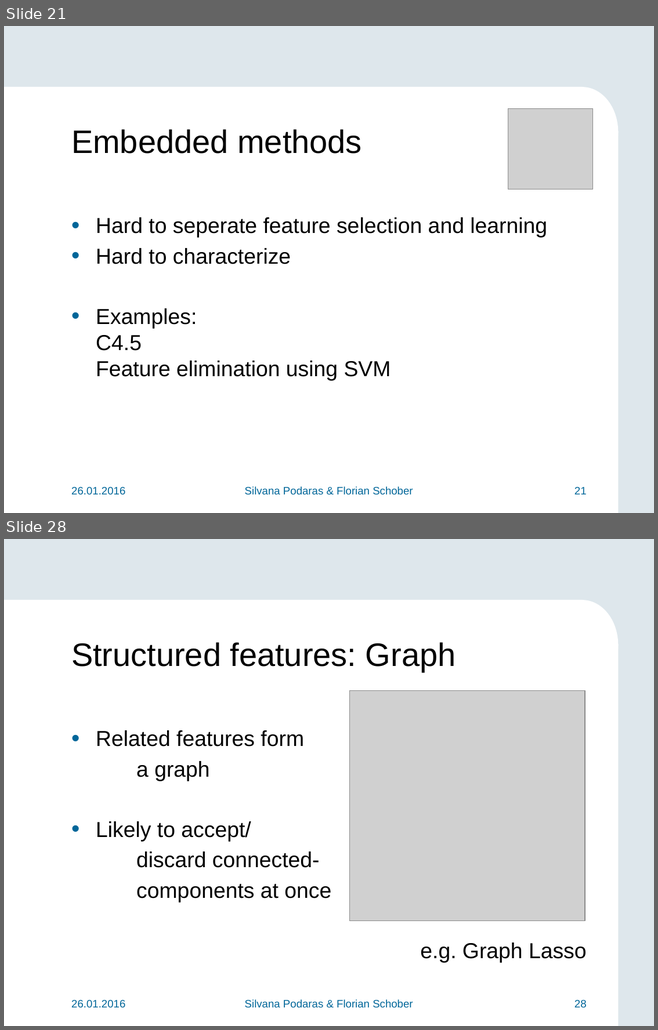
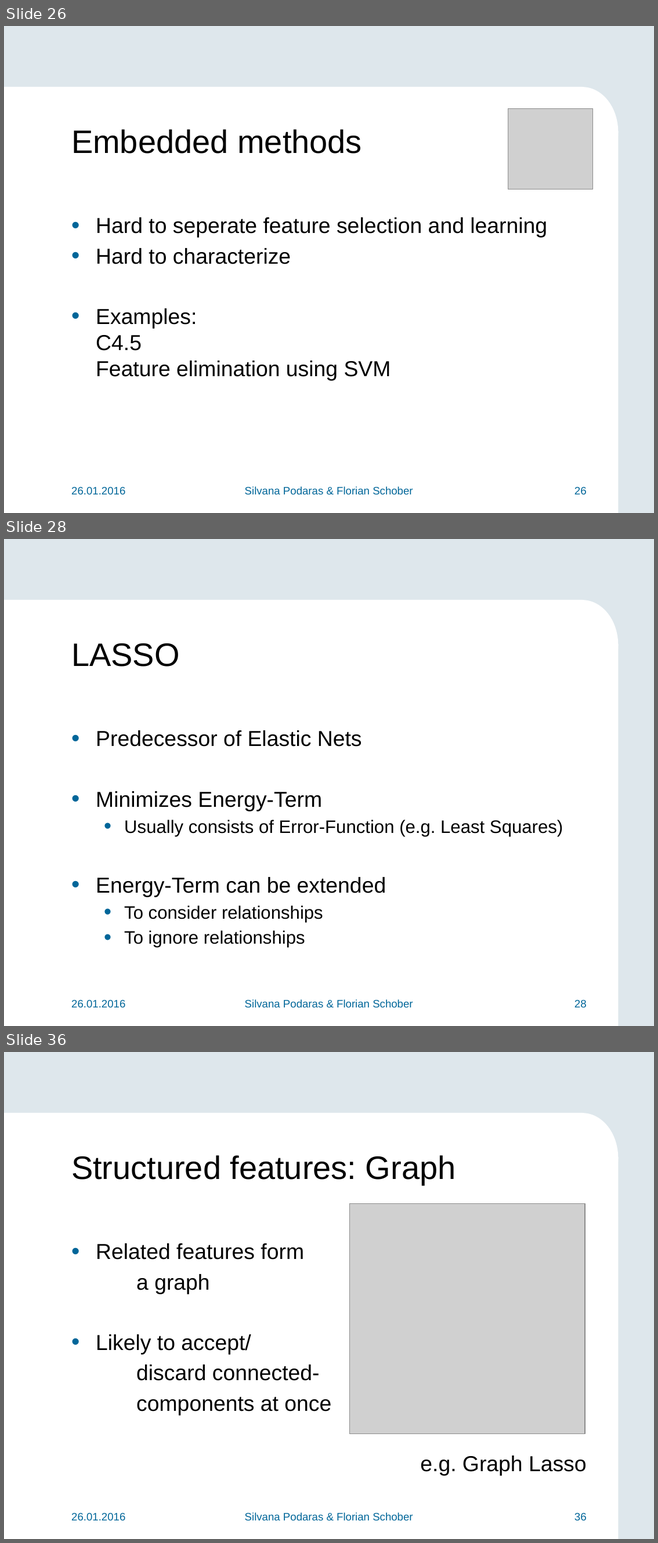
Before and after one commit to teretrus/VisSeminar, a slide deck: presentation/Presentation.pptx. Shown one above the other, each under a label of ours: slides 21 and 28 before the commit, slides 26, 28 and 36 after it; the slides between them are not shown. The pictures are 658x1030 and 658x1543 pixels, drawn with LibreOffice and Linux fonts; fonts in the diff are those of the drawing; grey boxes stand for pictures; background and template pictures are left out. Boxes give left, top, right and bottom in pixels: in the first picture for what was removed or moved away, otherwise in the second. Text is boxed around its words. In the diff, an @@ line names an element or a change of style, - is before the commit and + after.

```diff
--- a/presentation/Presentation.pptx
+++ b/presentation/Presentation.pptx
@@ slide 28 added at (4,539,654,1026), background #DEE7EC; not listed: 3 template elements that a slide beside it also shows @@
@@ title added at (71,643,180,667), 36 pt, text #000000 @@
+LASSO
@@ text added at (96,730,563,948), 20 pt, text #000000 @@
+• Predecessor of Elastic Nets
+• Minimizes Energy-Term
+  • Usually consists of Error-Function (e.g. Least Squares)
+• Energy-Term can be extended
+  • To consider relationships
+  • To ignore relationships
@@ text added at (71,1000,125,1008), 12 pt, text #006699 @@
+26.01.2016
@@ text added at (245,1000,412,1008), 12 pt, text #006699 @@
+Silvana Podaras & Florian Schober
@@ page number added at (574,1000,586,1008), 12 pt, text #006699 @@
+28
@@ what was slide 21 is now slide 26 @@
@@ page number at (574,487,586,495): text changed @@
-21
+26
@@ what was slide 28 is now slide 36 @@
@@ page number at (574,1513,586,1521): text changed @@
-28
+36
```
Also in this commit, not shown: 11 slides changed, 8 other slides added, 1 other file.
